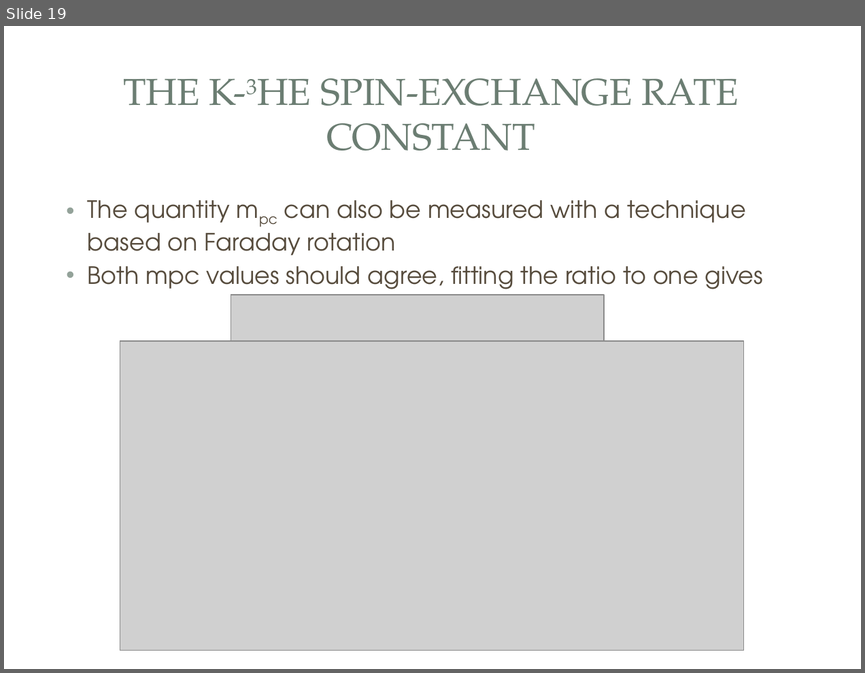
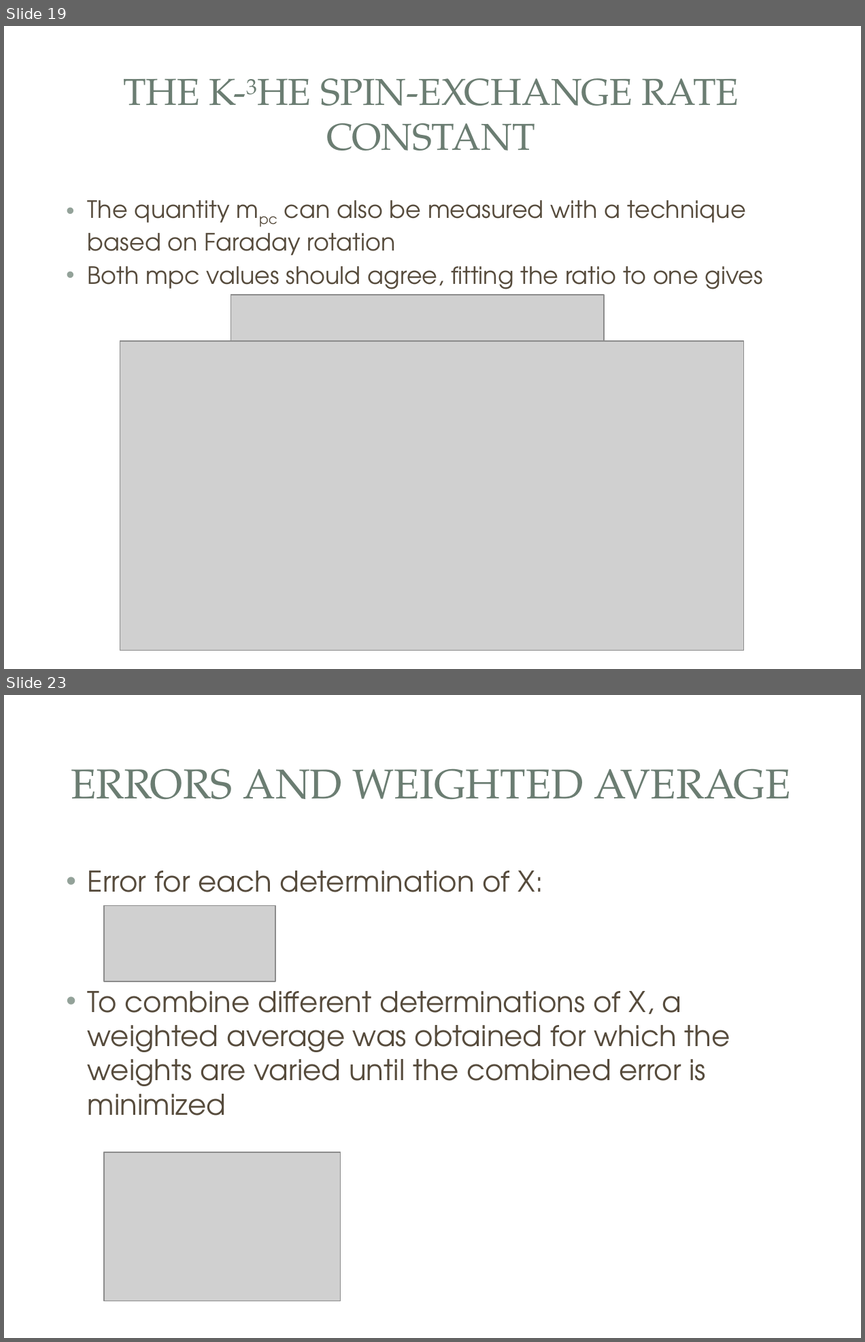
Before and after one commit to yw6vp/Final-Presentation, a slide deck: Defense.pptx. Shown one above the other, each under a label of ours: slide 19 before the commit, slides 19 and 23 after it; the slides between them are not shown. The pictures are 865x673 and 865x1342 pixels, drawn with LibreOffice and Linux fonts; fonts in the diff are those of the drawing; grey boxes stand for pictures; background and template pictures are left out. Boxes give left, top, right and bottom in pixels: in the first picture for what was removed or moved away, otherwise in the second. Text is boxed around its words. In the diff, an @@ line names an element or a change of style, - is before the commit and + after.

```diff
--- a/Defense.pptx
+++ b/Defense.pptx
@@ slide 23 added at [4, 695, 861, 1338], background picture (left out); not listed: 3 template elements that a slide beside it also shows @@
@@ title added at [71, 768, 790, 799], 35 pt, text #6B7D72 @@
+ERRORS AND WEIGHTED AVERAGE
@@ text added at [88, 870, 730, 1115], 24 pt, text #564B3C @@
+• Error for each determination of X:
+• To combine different determinations of X, a weighted average was obtained for which the weights are varied until the combined error is minimized
@@ picture added at [104, 905, 275, 981] @@
@@ picture added at [104, 1152, 341, 1301] @@
```
Also in this commit, not shown: 2 slides changed, 3 other slides added.
